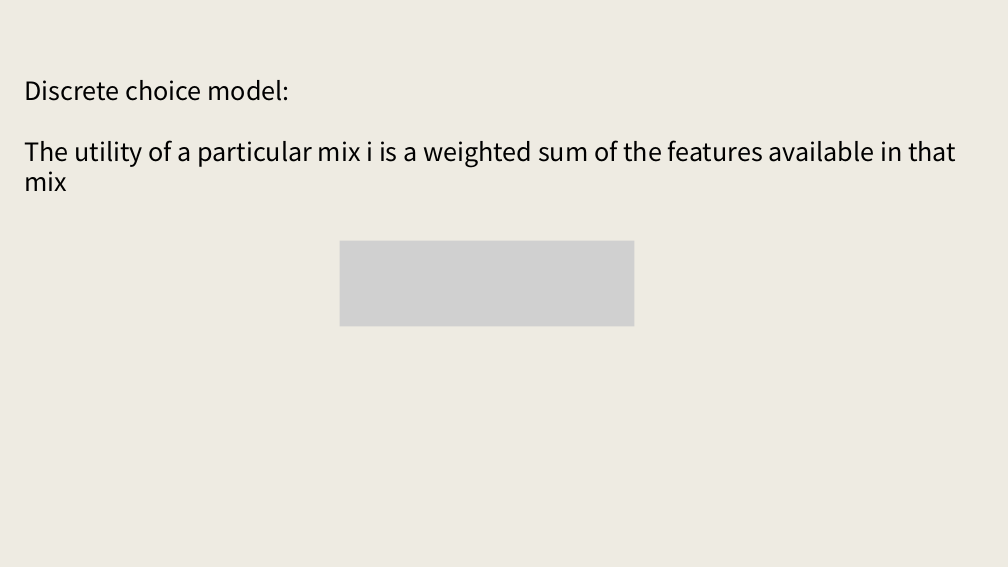
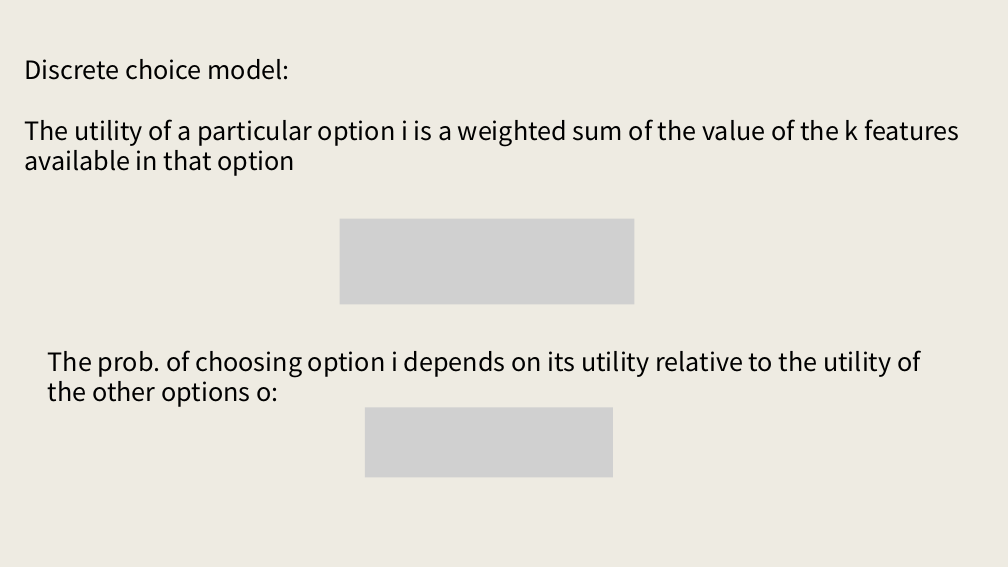
Before and after one commit to santiagoalonso/Marketing_Data_Analyses_TEC, a slide deck: slide 20 of Slides_SPSS/5_SPSS.pptx (slide 18 before the commit). Drawn at 1008x567 pixels with LibreOffice and Linux fonts; fonts in the diff are those of the drawing; grey boxes stand for pictures. Boxes give left, top, right and bottom in pixels: in the first picture for what was removed or moved away, otherwise in the second. Text is boxed around its words. In the diff, an @@ line names an element or a change of style, - is before the commit and + after.

```diff
--- a/Slides_SPSS/5_SPSS.pptx
+++ b/Slides_SPSS/5_SPSS.pptx
@@ text "Discrete choice model:": place and size @@
-text "Discrete choice model:" at [24,80,956,191]
+text "Discrete choice model:" at [24,59,959,176]
@@ text at [24,119,959,176]: text changed @@
-The utility of a particular mix i is a weighted sum of the features available in that mix
+The utility of a particular option i is a weighted sum of the value of the k features available in that option
@@ picture: place and size @@
-picture at [340,240,634,326]
+picture at [340,219,634,304]
@@ text added at [48,350,920,407], 24 pt, text #000000 @@
+The prob. of choosing option i depends on its utility relative to the utility of the other options o:
@@ picture added at [365,408,613,478] @@
```
Also in this commit, not shown: 2 other slides changed, 4 slides added, 4 other files.
